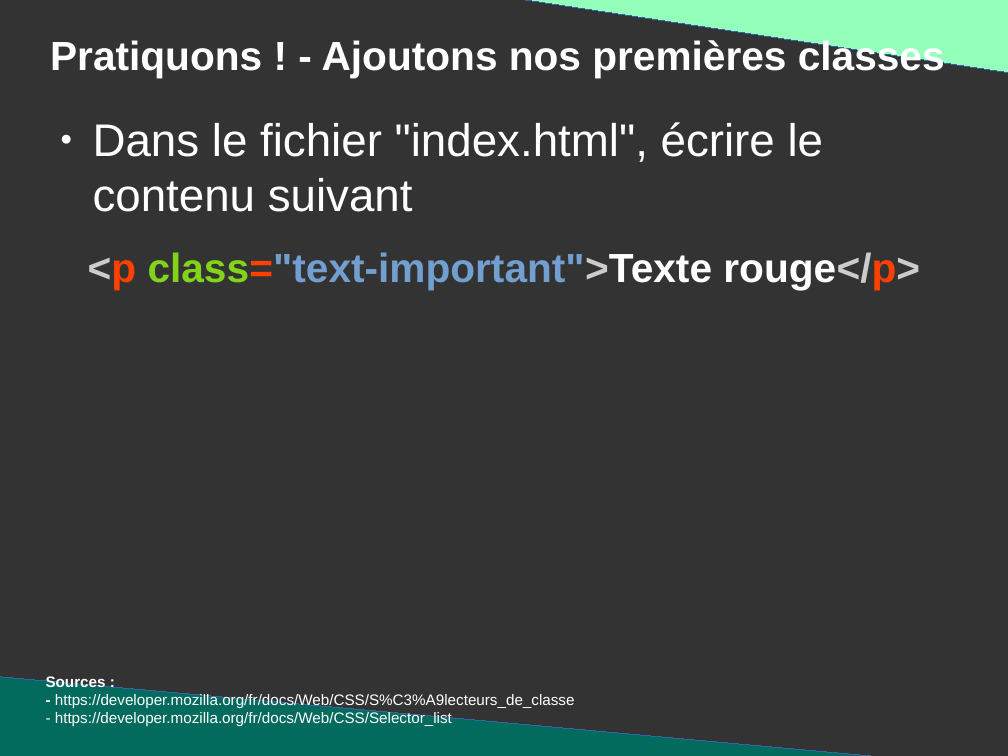
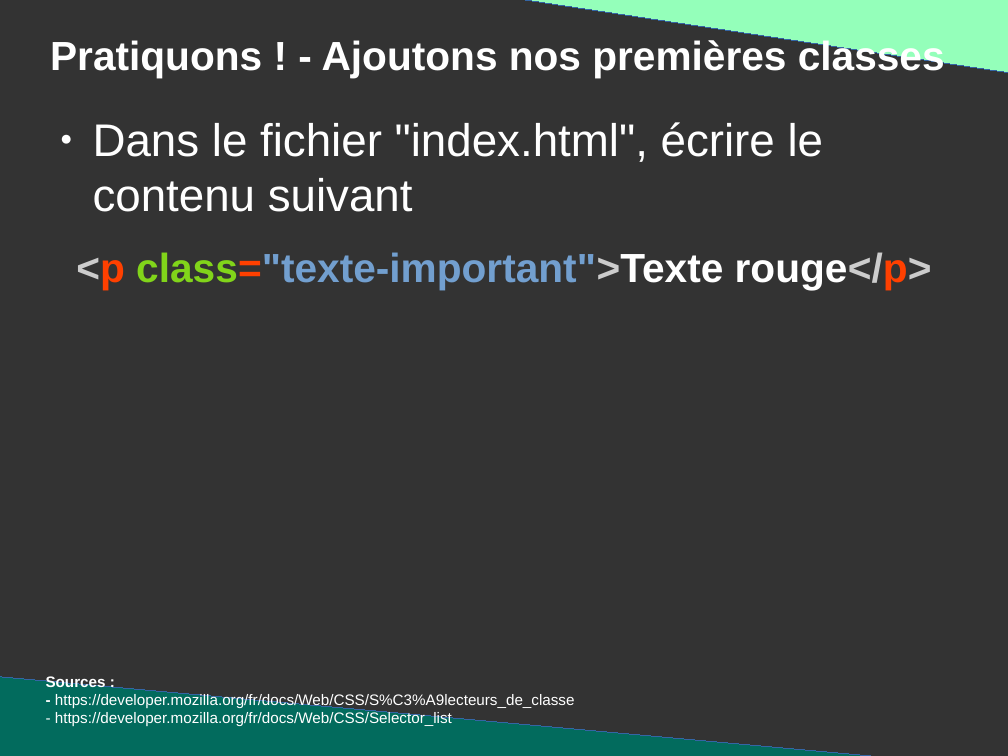
Before and after one commit to DanYellow/presentations, a slide deck: slide 83 of mmi/html/travaux-pratiques/numero-1/presentation.odp. Drawn at 1008x756 pixels with LibreOffice and Linux fonts; fonts in the diff are those of the drawing. Boxes give left, top, right and bottom in pixels: in the first picture for what was removed or moved away, otherwise in the second. Text is boxed around its words. In the diff, an @@ line names an element or a change of style, - is before the commit and + after.

```diff
--- a/mmi/html/travaux-pratiques/numero-1/presentation.odp
+++ b/mmi/html/travaux-pratiques/numero-1/presentation.odp
@@ text at <box>76,252,932,290</box>: text changed @@
-<p class="text-important">Texte rouge</p>
+<p class="texte-important">Texte rouge</p>
```
Also in this commit, not shown: 6 other slides changed, 8 other files.
